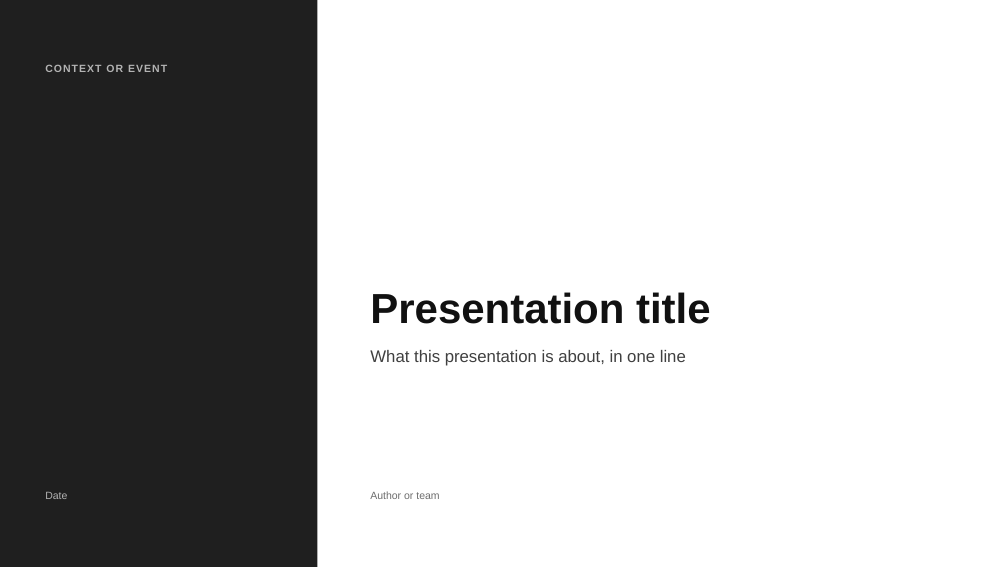
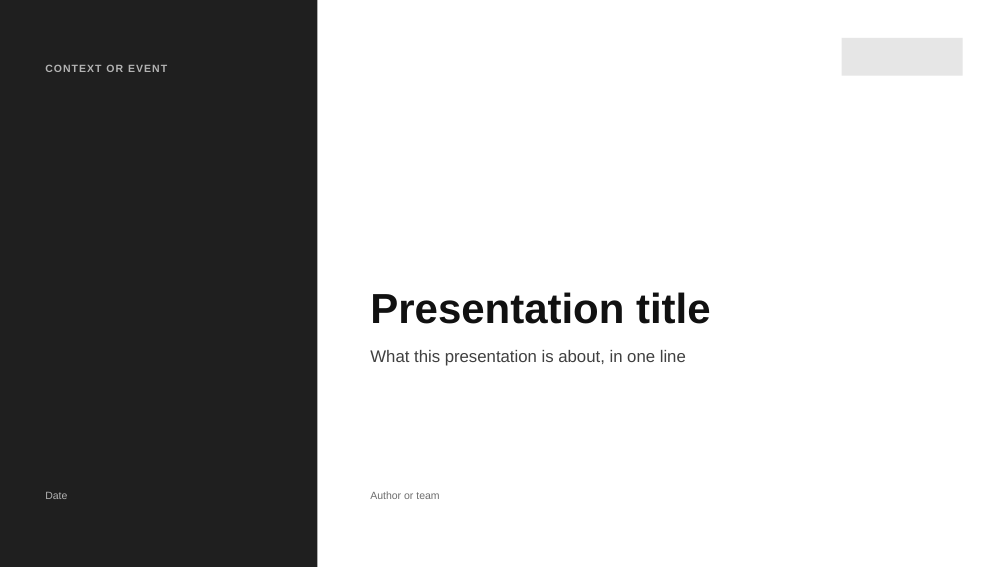
Before and after one commit to MaximeRumpler/Make_Clean_PPTX, a slide deck: slide 5 of skills/make-clean-pptx/assets/layouts.pptx. Drawn at 1008x567 pixels with LibreOffice and Linux fonts; fonts in the diff are those of the drawing. Boxes give left, top, right and bottom in pixels: in the first picture for what was removed or moved away, otherwise in the second. Text is boxed around its words. In the diff, an @@ line names an element or a change of style, - is before the commit and + after.

```diff
--- a/skills/make-clean-pptx/assets/layouts.pptx
+++ b/skills/make-clean-pptx/assets/layouts.pptx
@@ rectangle added at bbox=[842, 38, 963, 76], fill #E6E6E6 @@
```
Also in this commit, not shown: 4 other slides changed, 22 other files.
